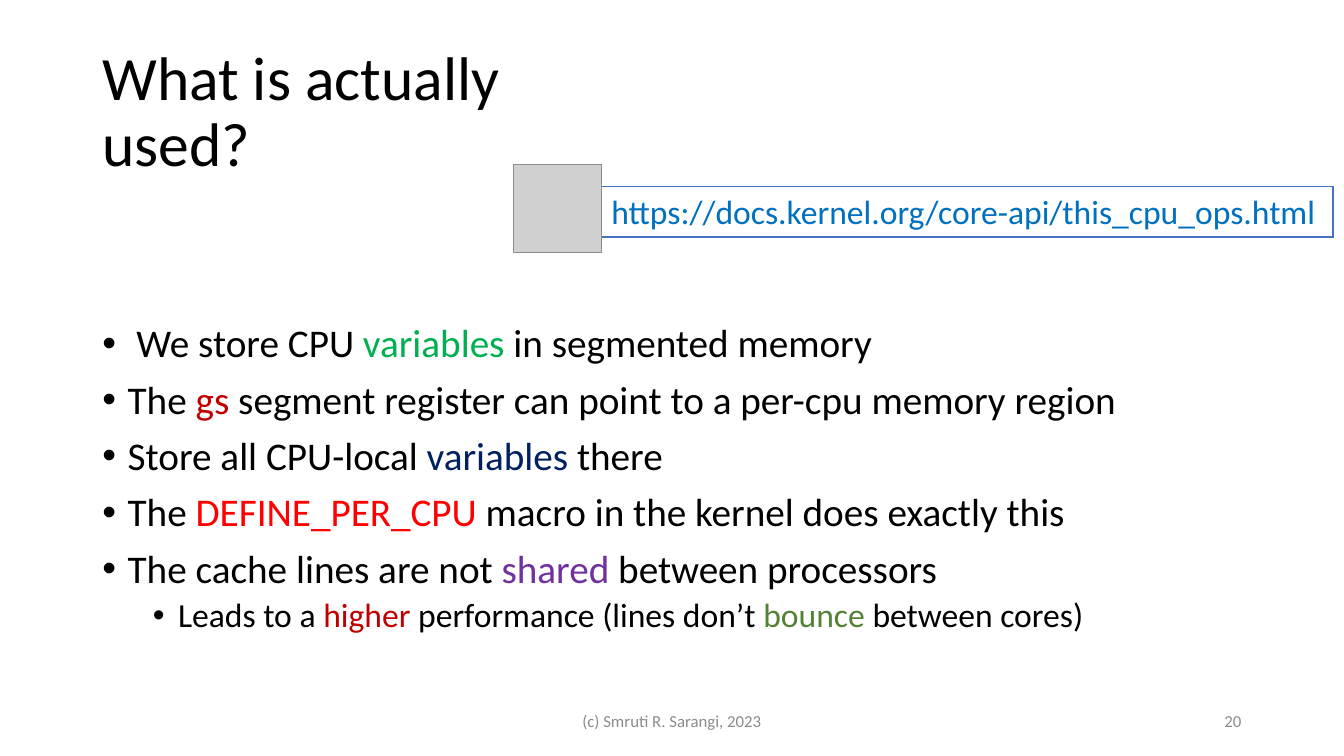
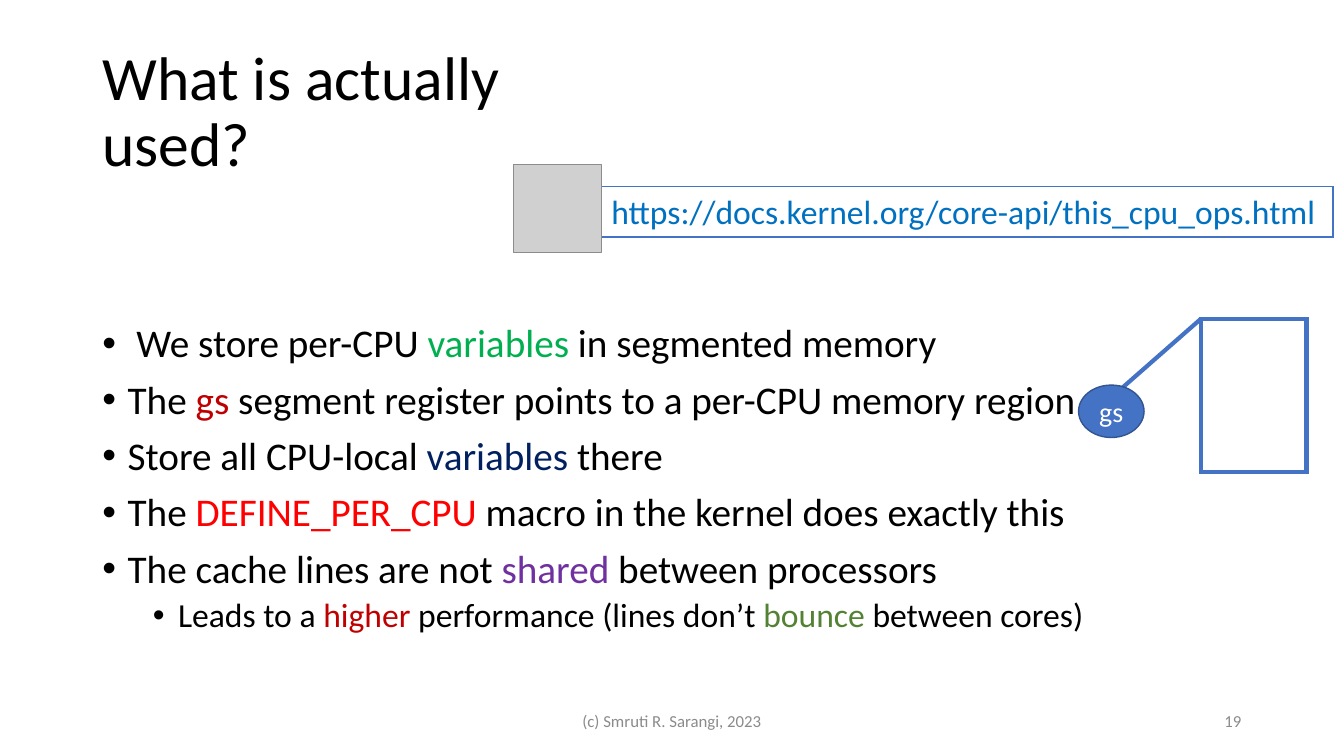
Before and after one commit to srsarangi/srsarangi.github.io, a slide deck: slide 19 of osbook/slides/3.processes.pptx (slide 20 before the commit). Drawn at 1344x756 pixels with LibreOffice and Linux fonts; fonts in the diff are those of the drawing; grey boxes stand for pictures. Boxes give left, top, right and bottom in pixels: in the first picture for what was removed or moved away, otherwise in the second. Text is boxed around its words. In the diff, an @@ line names an element or a change of style, - is before the commit and + after.

```diff
--- a/osbook/slides/3.processes.pptx
+++ b/osbook/slides/3.processes.pptx
@@ text at <box>128,329,1075,421</box>: text changed @@
-• We store CPU variables in segmented memory
-• The gs segment register can point to a per-cpu memory region
+• We store per-CPU variables in segmented memory
+• The gs segment register points to a per-CPU memory region
@@ border callout added at <box>1201,319,1307,472</box>, fill #FFFFFF, outline #4472C4 3 pt @@
@@ ellipse added at <box>1079,385,1144,438</box>, fill #4472C4, outline #325491 1 pt, 20 pt, text #FFFFFF @@
+gs
@@ page number at <box>1224,716,1241,727</box>: text changed @@
-20
+19
```
Also in this commit, not shown: 24 other slides changed, 4 slides added, 1 slide removed, 6 other files.
